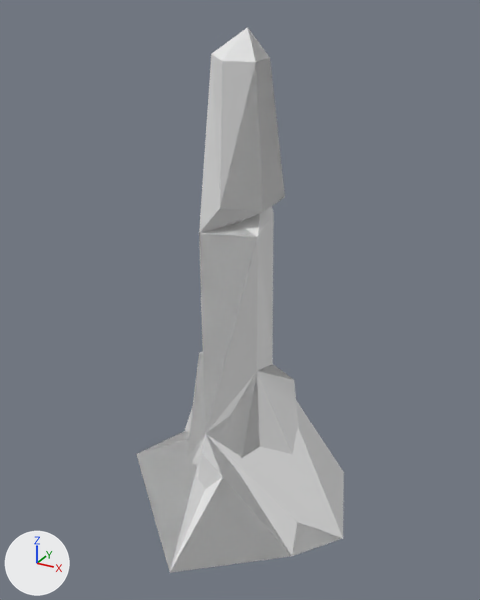
The glTF model docs/base/@vl2/interiors.vl2/interiors/sspir2.glb as it was, and as the next commit left it.
Rendered twice from a 50 mm lens placed at (22.9, -41.0, 39.6), pointed at (0.3, 0.1, 19.1). The axes (+X, +Y, +Z) are drawn at lower left. The lights are the same throughout. The first picture is the older version.
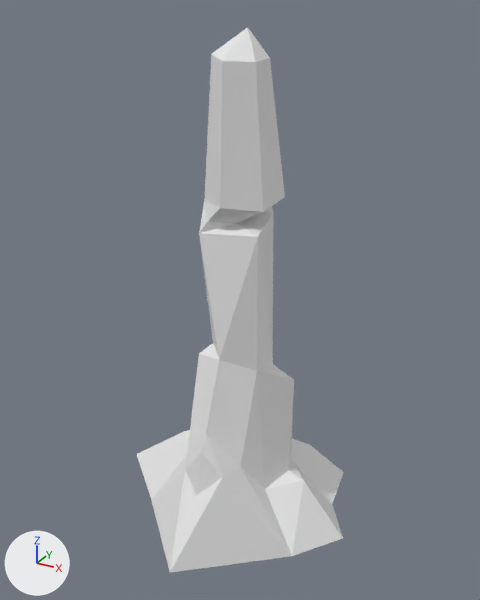
Diff of the bpy script that builds the scene:
```diff
--- a/docs/base/@vl2/interiors.vl2/interiors/sspir2.glb.py
+++ b/docs/base/@vl2/interiors.vl2/interiors/sspir2.glb.py
@@ ob_object_001 @@
-ob_object_001 = bpy.data.objects.new('Object.001', me_mesh_001)
-ob_object_001.location = (0.0, 0.0, 0.0)
@@ ob_object_002 @@
-ob_object_002 = bpy.data.objects.new('Object.002', me_mesh_002)
-ob_object_002.location = (0.0, 0.0, 0.0)
@@ ob_object_003 @@
-ob_object_003 = bpy.data.objects.new('Object.003', me_mesh_003)
-ob_object_003.location = (0.0, 0.0, 0.0)
@@ ob_object_004 @@
-ob_object_004 = bpy.data.objects.new('Object.004', me_mesh_004)
-ob_object_004.location = (0.0, 0.0, 0.0)
@@ ob_object_005 @@
-ob_object_005 = bpy.data.objects.new('Object.005', me_mesh_005)
-ob_object_005.location = (0.0, 0.0, 0.0)
```

Location of each change, [x1, y1, x2, y2] in pixels of the pictures (480 x 600 px):
'Object.003', deleted
    before: [137, 206, 297, 572]
    faces in mat_rockblue5_003 (white #e7e7e7): [185, 233, 292, 454]
    faces in mat_rocksnow2_003 (white #e7e7e7): [137, 206, 297, 572]
'Object.004', deleted
    before: [199, 233, 344, 538]
    faces in mat_rockblue5_004 (white #e7e7e7): [199, 233, 343, 538]
    faces in mat_rocksnow2_004 (white #e7e7e7): [210, 400, 344, 538]
'Object.001', deleted
    before: [170, 69, 339, 573]
    faces in mat_rockblue5_001 (white #e7e7e7): [187, 208, 274, 458]
    faces in mat_rocksnow2_001 (white #e7e7e7): [170, 69, 339, 573]
'Object.002', deleted
    before: [199, 57, 299, 454]
    faces in mat_rocksnow2_002 (white #e7e7e7): [199, 57, 284, 373]
    faces in mat_rockblue5_002 (white #e7e7e7): [257, 371, 299, 454]
'Object.005', deleted
    before: [199, 245, 204, 378]
